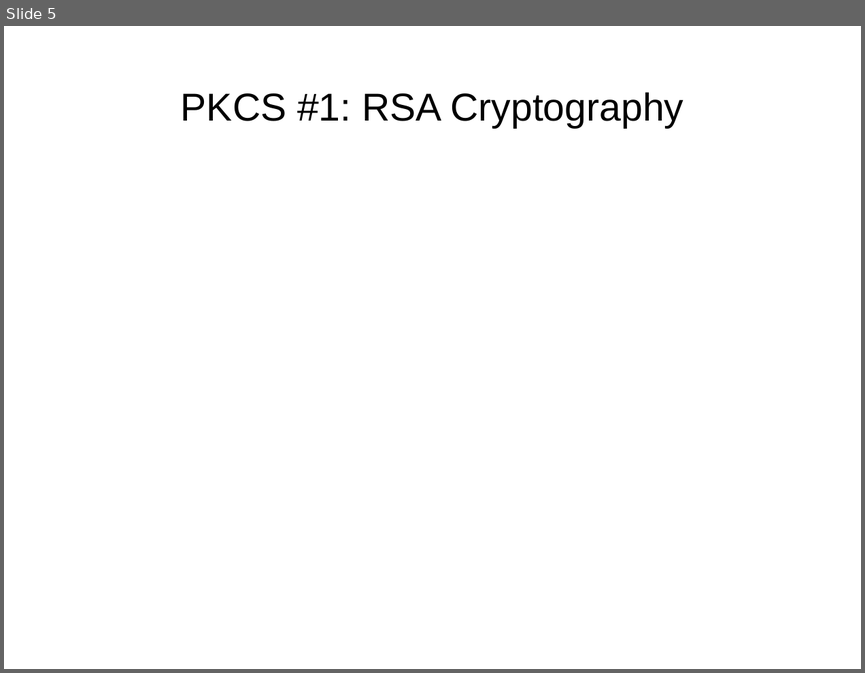
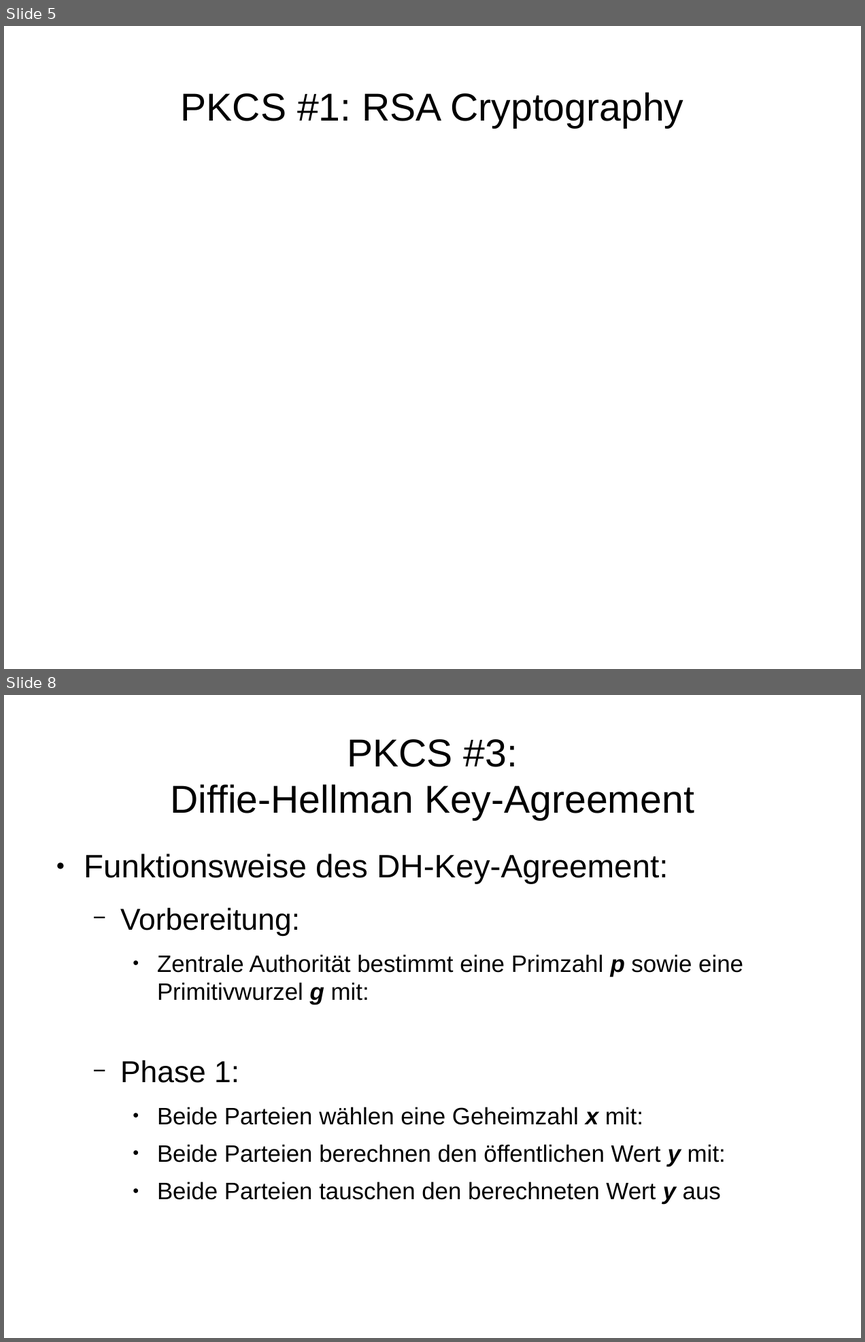
Before and after one commit to FFHS-Inf-2010-students/sa-krypt, a slide deck: pres/praesentation.odp. Shown one above the other, each under a label of ours: slide 5 before the commit, slides 5 and 8 after it; the slides between them are not shown. The pictures are 865x673 and 865x1342 pixels, drawn with LibreOffice and Linux fonts; fonts in the diff are those of the drawing. Boxes give left, top, right and bottom in pixels: in the first picture for what was removed or moved away, otherwise in the second. Text is boxed around its words. In the diff, an @@ line names an element or a change of style, - is before the commit and + after.

Commit message:
PKCS 3, 12, 15 hinzufügen

```diff
--- a/pres/praesentation.odp
+++ b/pres/praesentation.odp
@@ slide 8 added at [4,695,861,1338], background #FFFFFF @@
@@ text added at [171,739,694,820], 36 pt, text #000000 @@
+PKCS #3:
+Diffie-Hellman Key-Agreement
@@ text added at [84,853,743,1204], 22 pt, text #000000 @@
+● Funktionsweise des DH-Key-Agreement:
+  − Vorbereitung:
+    ● Zentrale Authorität bestimmt eine Primzahl p sowie eine Primitivwurzel g mit:
+  − Phase 1:
+    ● Beide Parteien wählen eine Geheimzahl x mit:
+    ● Beide Parteien berechnen den öffentlichen Wert y mit:
+    ● Beide Parteien tauschen den berechneten Wert y aus
```
Also in this commit, not shown: 22 other slides changed, 9 other slides added, 14 slides removed, 2 other files.
